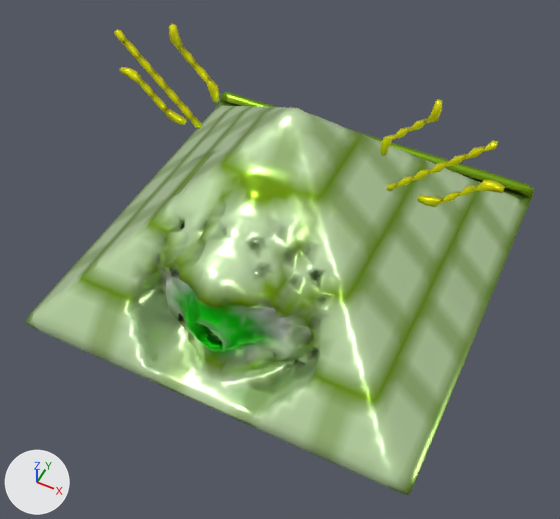
One commit to the glTF model glb/smooth/2001-3000/2837.glb: the scene before it, then after it.
Rendered twice from a 50 mm lens placed at (0.91, -1.97, 2.93), pointed at (-0.01, -0.15, 0.64). Every picture has the same lights, and +X, +Y and +Z are marked at lower left. Vertices at the same position are counted once.
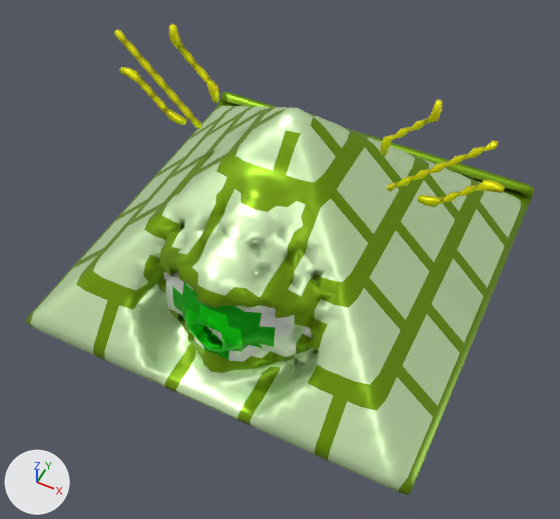
The change in detail:
me_mesh_0 is used by ob_mesh_0; location (0.0, 0.0, 0.0).
me_mesh_0 had 3262 vertices, 6466 faces and spanned x -0.79..0.79, y -0.8..0.79, z 0.02..1.48.
me_mesh_0 now has 2602 vertices, 5102 faces and spans x -0.79..0.79, y -0.8..0.79, z 0.02..1.48.
me_mesh_0 part 1: 669 vertices removed from x -0.79..0.79, y -0.8..0.75, z 0.5..1.09; 9 vertices added at x -0.65, y -0.7..0.45, z 0.5.
me_mesh_0 part 2: 3011 kept faces spanning x -0.79..0.79, y -0.8..0.75, z 0.5..1.29 get new vertex colours.

Pixel boxes [x1, y1, x2, y2] of what changed, in the pictures (560 x 519 px):
part 1 of me_mesh_0, cut back (green)
    before: [39, 124, 519, 480]
part 2 of me_mesh_0, recoloured
    both: [26, 101, 530, 495]
